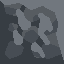
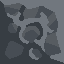
The second 64 x 64 image is a revision of the first. Changes to its layers:
painted on "Paint Layer 4" (1st of 2) over (x1=7, y1=6, x2=64, y2=63)
painted on "Paint Layer 3" over (x1=7, y1=6, x2=64, y2=63)
painted on "Paint Layer 4" (2nd of 2) over (x1=7, y1=6, x2=64, y2=63)
painted on "Paint Layer 1" over (x1=7, y1=6, x2=64, y2=63)
